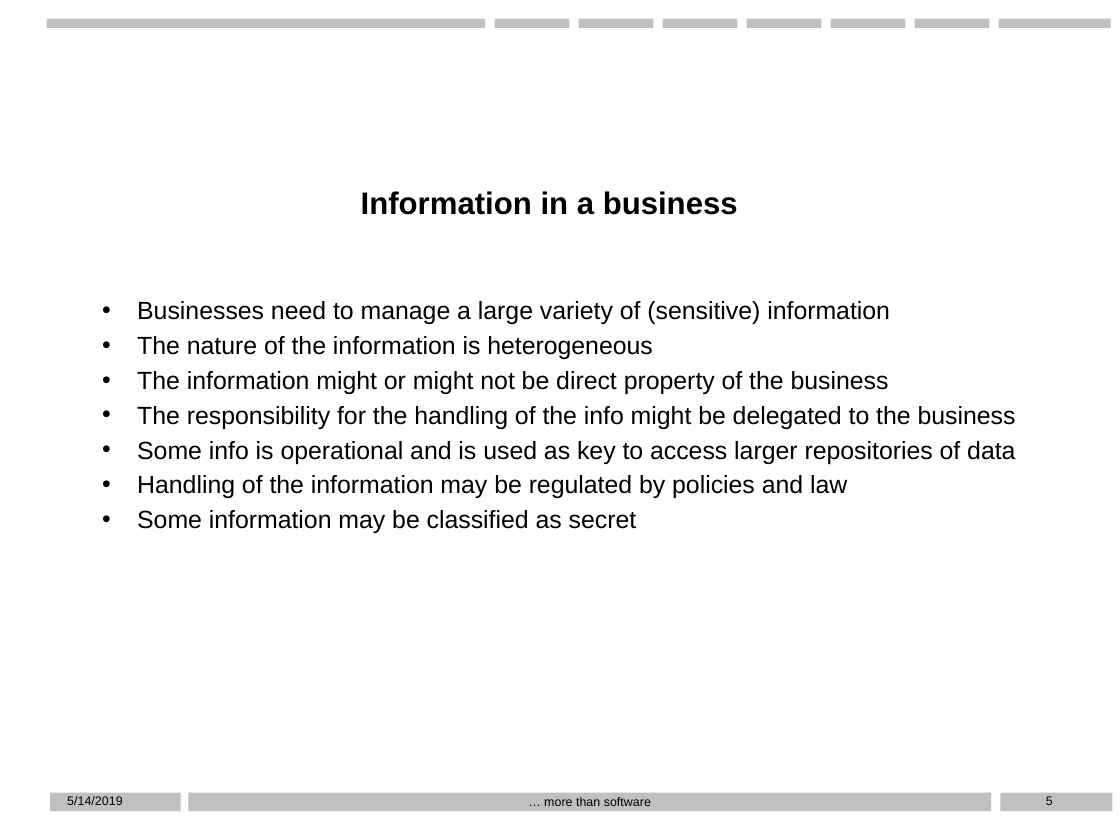
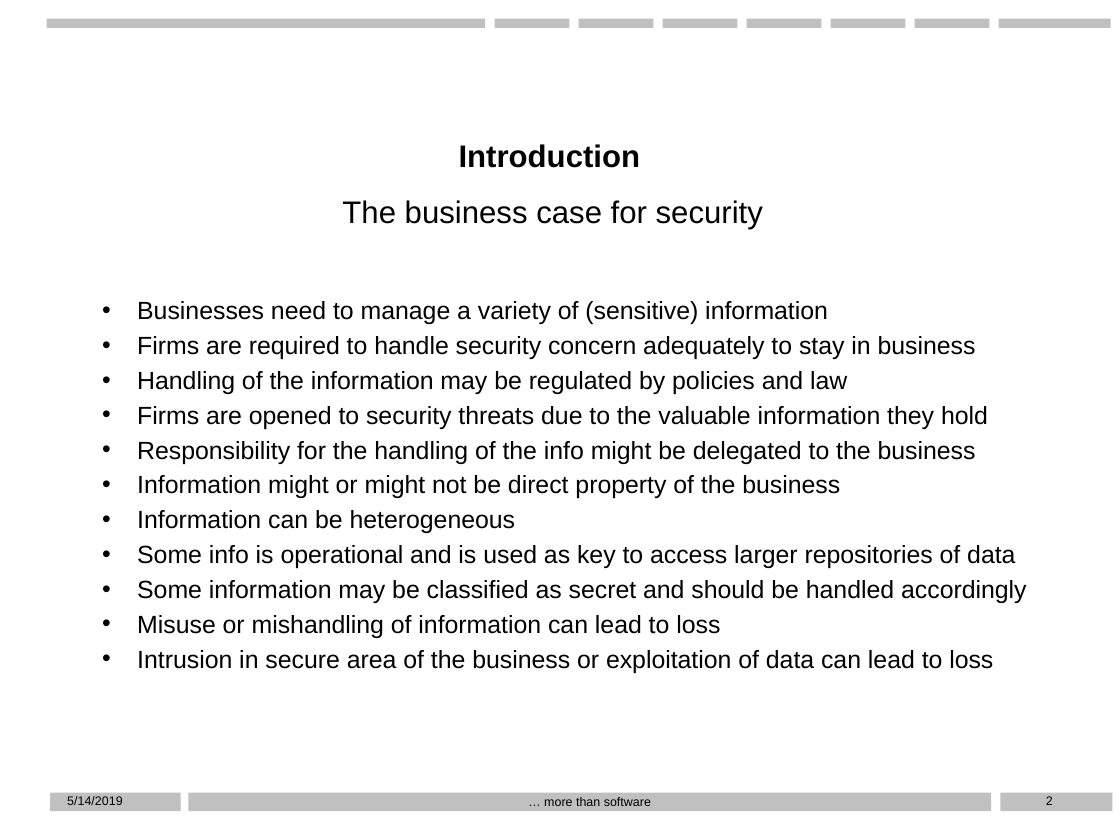
Before and after one commit to D76X/WPPresentation, a slide deck: slide 2 of Presentation.pptx (slide 5 before the commit). Drawn at 1120x840 pixels with LibreOffice and Linux fonts; fonts in the diff are those of the drawing; background and template pictures are left out. Boxes give left, top, right and bottom in pixels: in the first picture for what was removed or moved away, otherwise in the second. Text is boxed around its words. In the diff, an @@ line names an element or a change of style, - is before the commit and + after.

```diff
--- a/Presentation.pptx
+++ b/Presentation.pptx
@@ subtitle at (459, 144, 641, 168): text changed @@
-Information in a business
+Introduction
@@ rectangle added at (332, 187, 788, 262), outline #FFFFFF 0.25 pt, 20 pt, text #000000 @@
+The business case for security
@@ text "Businesses need to manage a ...": place and size @@
-text "Businesses need to manage a ..." at (56, 289, 1064, 597)
+text "Businesses need to manage a ..." at (56, 289, 1064, 690)
@@ text at (137, 301, 988, 533): text changed @@
-• Businesses need to manage a large variety of (sensitive) information
-• The nature of the information is heterogeneous
-• The information might or might not be direct property of the business
-• The responsibility for the handling of the info might be delegated to the business
+• Businesses need to manage a variety of (sensitive) information
+• Firms are required to handle security concern adequately to stay in business
+• Handling of the information may be regulated by policies and law
+• Firms are opened to security threats due to the valuable information they hold
+• Responsibility for the handling of the info might be delegated to the business
+• Information might or might not be direct property of the business
+• Information can be heterogeneous
@@ text at (137, 580, 1027, 673): text changed @@
-• Handling of the information may be regulated by policies and law
-• Some information may be classified as secret
+• Some information may be classified as secret and should be handled accordingly
+• Misuse or mishandling of information can lead to loss
+• Intrusion in secure area of the business or exploitation of data can lead to loss
@@ page number at (1046, 796, 1053, 805): text changed @@
-5
+2
```
Also in this commit, not shown: 9 other slides changed, 8 slides added, 3 slides removed, 2 other files.
